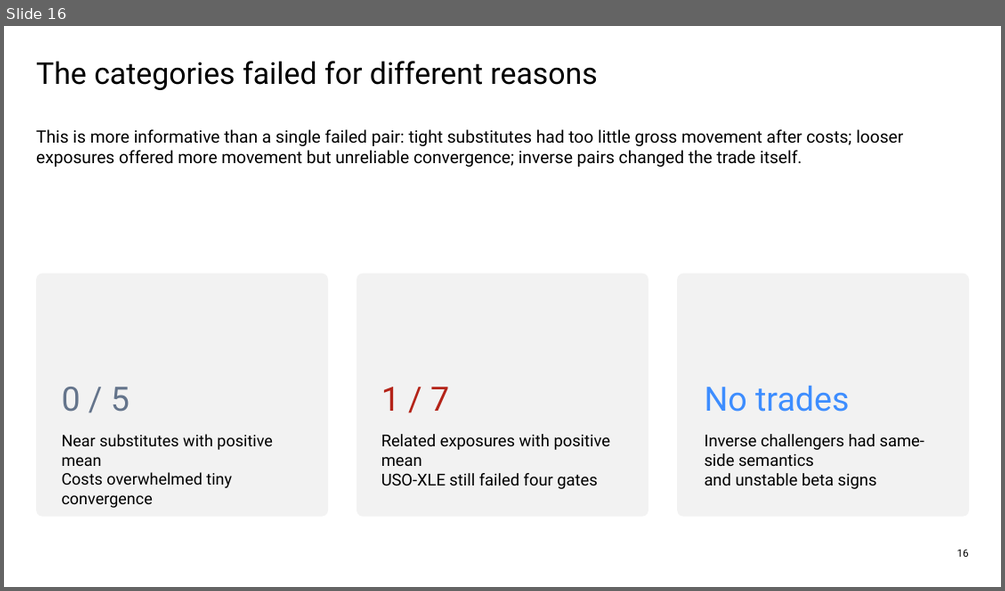
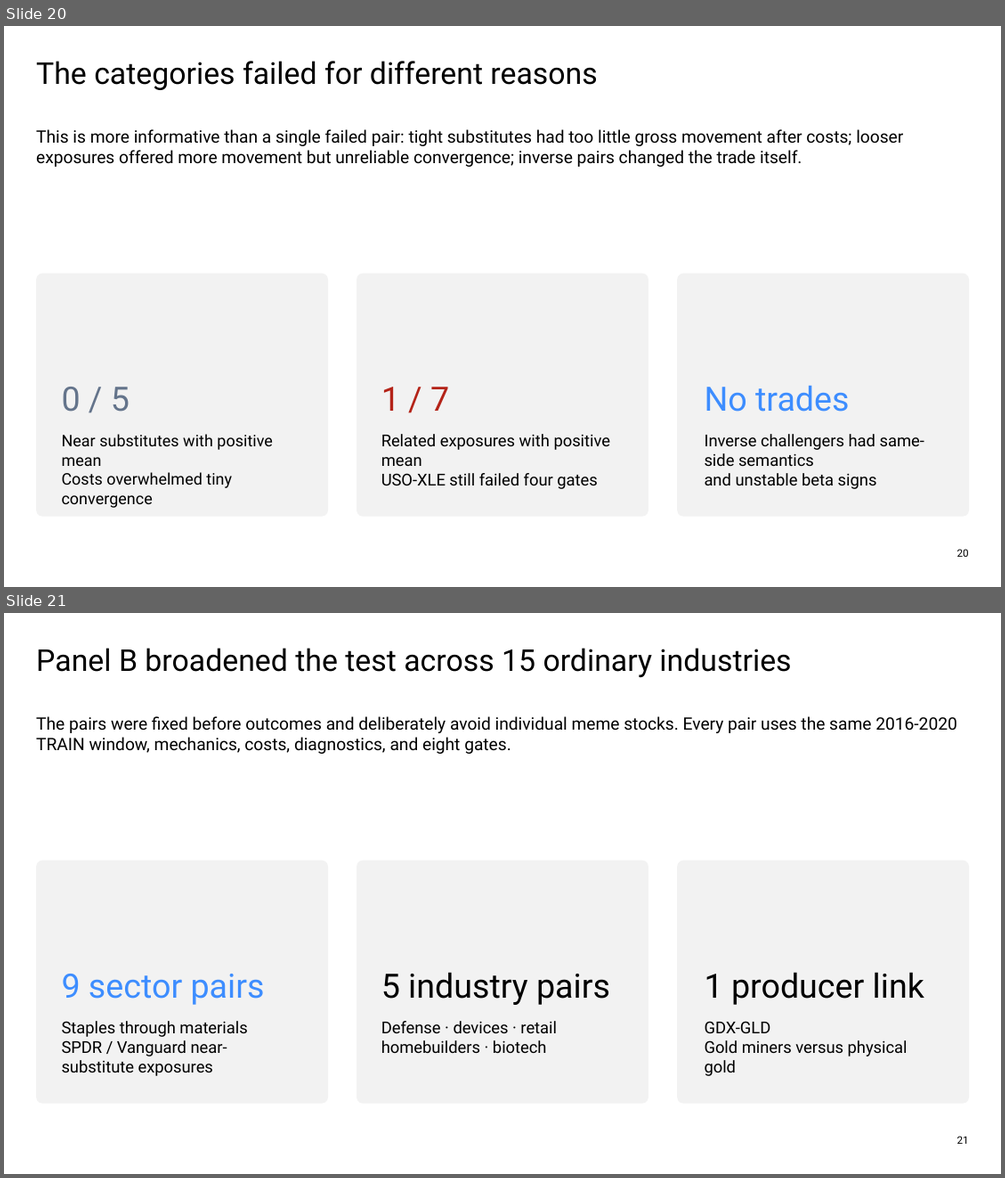
Before and after one commit to Francisc0Franc0/Time-Series-Modeling-Gen5, a slide deck: presentations/gen5_lit_mr_02_1_bollinger_evidence.pptx. Shown one above the other, each under a label of ours: slide 16 before the commit, slides 20 and 21 after it. The pictures are 1005x591 and 1005x1178 pixels, drawn with LibreOffice and Linux fonts; fonts in the diff are those of the drawing. Boxes give left, top, right and bottom in pixels: in the first picture for what was removed or moved away, otherwise in the second. Text is boxed around its words. In the diff, an @@ line names an element or a change of style, - is before the commit and + after.

Commit message:
feat: expand LIT-MR-02.1 diversified pair panel

```diff
--- a/presentations/gen5_lit_mr_02_1_bollinger_evidence.pptx
+++ b/presentations/gen5_lit_mr_02_1_bollinger_evidence.pptx
@@ slide 21 added at (4, 613, 1001, 1174), background #FFFFFF @@
@@ text added at (36, 648, 791, 678), 29 pt, text #000000 @@
+Panel B broadened the test across 15 ordinary industries
@@ text added at (36, 716, 957, 754), 16.5 pt, text #000000 @@
+The pairs were fixed before outcomes and deliberately avoid individual meme stocks. Every pair uses the same 2016-2020 TRAIN window, mechanics, costs, diagnostics, and eight gates.
@@ rounded rectangle added at (36, 860, 328, 1103), fill #F2F2F2 @@
@@ rounded rectangle added at (357, 860, 648, 1103), fill #F2F2F2 @@
@@ rounded rectangle added at (677, 860, 969, 1103), fill #F2F2F2 @@
@@ text added at (62, 973, 265, 1005), 32.2 pt, text #3D8DFF @@
+9 sector pairs
@@ text added at (381, 972, 610, 1005), 32.2 pt, text #000000 @@
+5 industry pairs
@@ text added at (704, 972, 924, 1005), 32.2 pt, text #000000 @@
+1 producer link
@@ text added at (62, 1021, 247, 1076), 15.8 pt, text #000000 @@
+Staples through materials
+SPDR / Vanguard near-substitute exposures
@@ text added at (381, 1021, 557, 1053), 15.8 pt, text #000000 @@
+Defense · devices · retail
+homebuilders · biotech
@@ text added at (704, 1021, 907, 1076), 15.8 pt, text #000000 @@
+GDX-GLD
+Gold miners versus physical gold
@@ text added at (957, 1135, 969, 1143), 10 pt, text #000000 @@
+21
@@ what was slide 16 is now slide 20 @@
@@ slide 20 changed as well @@
@@ text at (957, 548, 969, 556): text changed @@
-16
+20
```
Also in this commit, not shown: 11 other slides changed, 7 other slides added, 9 other files.
